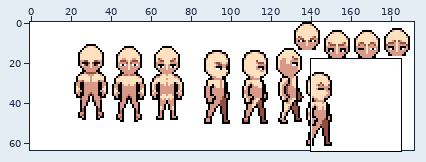
Sprite sheet -- public/assets/baseSuggestions.png. Above: a wide view before the commit, with the close-up outlined.
Close-up. As it was:
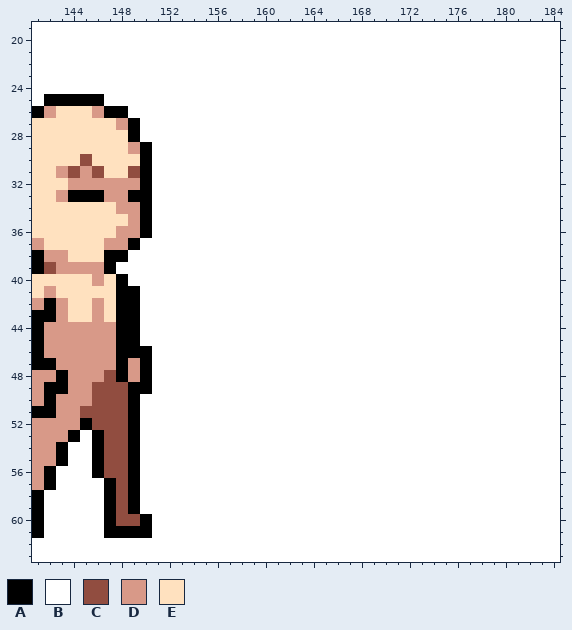
The file is 192x64 pixels. Shown: x 141..184, y 19..63.
Palette (. is transparent): A #000000  B #ffffff  C #914d40  D #d89988  E #ffe1bf
Pixels before, first column x 141:
19 BBBBBBBBBBBBBBBBBBBBBBBBBBBBBBBBBBBBBBBBBBBB
20 BBBBBBBBBBBBBBBBBBBBBBBBBBBBBBBBBBBBBBBBBBBB
21 BBBBBBBBBBBBBBBBBBBBBBBBBBBBBBBBBBBBBBBBBBBB
22 BBBBBBBBBBBBBBBBBBBBBBBBBBBBBBBBBBBBBBBBBBBB
23 BBBBBBBBBBBBBBBBBBBBBBBBBBBBBBBBBBBBBBBBBBBB
24 BBBBBBBBBBBBBBBBBBBBBBBBBBBBBBBBBBBBBBBBBBBB
25 BAAAAABBBBBBBBBBBBBBBBBBBBBBBBBBBBBBBBBBBBBB
26 ADEEEDAABBBBBBBBBBBBBBBBBBBBBBBBBBBBBBBBBBBB
27 EEEEEEEDABBBBBBBBBBBBBBBBBBBBBBBBBBBBBBBBBBB
28 EEEEEEEEABBBBBBBBBBBBBBBBBBBBBBBBBBBBBBBBBBB
29 EEEEEEEEDABBBBBBBBBBBBBBBBBBBBBBBBBBBBBBBBBB
30 EEEECEEEEABBBBBBBBBBBBBBBBBBBBBBBBBBBBBBBBBB
31 EEDCDCEECABBBBBBBBBBBBBBBBBBBBBBBBBBBBBBBBBB
32 EEEDDDDDDABBBBBBBBBBBBBBBBBBBBBBBBBBBBBBBBBB
33 EEDAAADDAABBBBBBBBBBBBBBBBBBBBBBBBBBBBBBBBBB
34 EEEEEEEDDABBBBBBBBBBBBBBBBBBBBBBBBBBBBBBBBBB
35 EEEEEEEEDABBBBBBBBBBBBBBBBBBBBBBBBBBBBBBBBBB
36 EEEEEEEDDABBBBBBBBBBBBBBBBBBBBBBBBBBBBBBBBBB
37 DEEEEEDDABBBBBBBBBBBBBBBBBBBBBBBBBBBBBBBBBBB
38 ADDEEEAABBBBBBBBBBBBBBBBBBBBBBBBBBBBBBBBBBBB
39 ACDDDDABBBBBBBBBBBBBBBBBBBBBBBBBBBBBBBBBBBBB
40 EEEEEDEABBBBBBBBBBBBBBBBBBBBBBBBBBBBBBBBBBBB
41 EDEEEEEAABBBBBBBBBBBBBBBBBBBBBBBBBBBBBBBBBBB
42 DADEEDEAABBBBBBBBBBBBBBBBBBBBBBBBBBBBBBBBBBB
43 AADEEDEAABBBBBBBBBBBBBBBBBBBBBBBBBBBBBBBBBBB
44 ADDDDDDAABBBBBBBBBBBBBBBBBBBBBBBBBBBBBBBBBBB
45 ADDDDDDAABBBBBBBBBBBBBBBBBBBBBBBBBBBBBBBBBBB
46 ADDDDDDAAABBBBBBBBBBBBBBBBBBBBBBBBBBBBBBBBBB
47 AADDDDDADABBBBBBBBBBBBBBBBBBBBBBBBBBBBBBBBBB
48 DDADDDCADABBBBBBBBBBBBBBBBBBBBBBBBBBBBBBBBBB
49 DAADDCCCAABBBBBBBBBBBBBBBBBBBBBBBBBBBBBBBBBB
50 DADDDCCCABBBBBBBBBBBBBBBBBBBBBBBBBBBBBBBBBBB
51 AADDCCCCABBBBBBBBBBBBBBBBBBBBBBBBBBBBBBBBBBB
52 DDDDACCCABBBBBBBBBBBBBBBBBBBBBBBBBBBBBBBBBBB
53 DDDABACCABBBBBBBBBBBBBBBBBBBBBBBBBBBBBBBBBBB
54 DDABBACCABBBBBBBBBBBBBBBBBBBBBBBBBBBBBBBBBBB
55 DDABBACCABBBBBBBBBBBBBBBBBBBBBBBBBBBBBBBBBBB
56 DABBBACCABBBBBBBBBBBBBBBBBBBBBBBBBBBBBBBBBBB
57 DABBBBACABBBBBBBBBBBBBBBBBBBBBBBBBBBBBBBBBBB
58 ABBBBBACABBBBBBBBBBBBBBBBBBBBBBBBBBBBBBBBBBB
59 ABBBBBACABBBBBBBBBBBBBBBBBBBBBBBBBBBBBBBBBBB
60 ABBBBBACCABBBBBBBBBBBBBBBBBBBBBBBBBBBBBBBBBB
61 ABBBBBAAAABBBBBBBBBBBBBBBBBBBBBBBBBBBBBBBBBB
62 BBBBBBBBBBBBBBBBBBBBBBBBBBBBBBBBBBBBBBBBBBBB
63 BBBBBBBBBBBBBBBBBBBBBBBBBBBBBBBBBBBBBBBBBBBB
After:
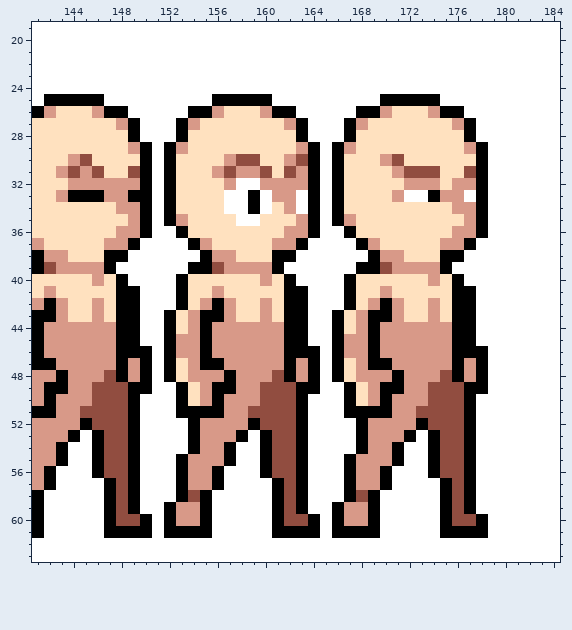
From old to new:
Changed rows in their new state; - is an unchanged pixel.
first column x 144:
25 ------------AAAAA---------AAAAA----
26 ----------AADEEEDAA-----AADEEEDAA--
27 ---------ADEEEEEEEDA---ADEEEEEEEDA-
28 ---------AEEEEEEEEEA---AEEEEEEEEEA-
29 --------ADEEEEEEEEEDA-ADEEEEEEEEEDA
30 D-------AEEEEDCCEEDCA-AEEEDCEEEEEEA
31 --------AEEEDCDDCECDA-AEEEEDCCCEECA
32 --------AEEEED--DDDDA-AEEEEEDDDEDDA
33 --------AEEEE--A-DD-A-AEEEED--ADD-A
34 --------AEEEE--A-ED-A-AEEEEEEEEEDDA
35 --------ADEEEE--EEEDA-ADEEEEEEEEEDA
36 ---------AEEEEEEEEDDA--AEEEEEEEEDDA
37 ----------ADEEEEEDDA----ADEEEEEDDA-
38 -----------ADDEEEAA------ADDEEEAA--
39 ----------AACDDDDA------AACDDDDA---
40 ---------AEEEEEEDEA----AEEEEEEDEA--
41 ---------AEEDEEEEEAA---AEEDEEEEEAA-
42 ---------AEDADEEDEAA---AEDADEEDEAA-
43 --------AEDAADEEDEAA--AEDAADEEDEAA-
44 --------AEDADDDDDDAA--AEDADDDDDDAA-
45 --------ADDADDDDDDAA--ADDADDDDDDAA-
46 --------ADDADDDDDDAAA-ADDADDDDDDAAA
47 --------AEDAADDDDDADA-AEDAADDDDDADA
48 --------AEDDDADDDCADA-AEDDDADDDCADA
49 ---------AEDAADDCCCAA--AEDAADDCCCAA
50 ---------AEDADDDCCCA---AEDADDDCCCA-
51 ---------AAAADDCCCCA---AAAADDCCCCA-
52 ----------ADDDDACCCA----ADDDDACCCA-
53 ----------ADDDA-ACCA----ADDDA-ACCA-
54 ----------ADDA--ACCA----ADDA--ACCA-
55 ---------ADDDA--ACCA---ADDDA--ACCA-
56 ---------ADDA---ACCA---ADDA---ACCA-
57 ---------ADDA----ACA---ADDA----ACA-
58 ---------ACA-----ACA---ACA-----ACA-
59 --------ADDA-----ACA--ADDA-----ACA-
60 --------ADDA-----ACCA-ADDA-----ACCA
61 --------AAAA-----AAAA-AAAA-----AAAA
